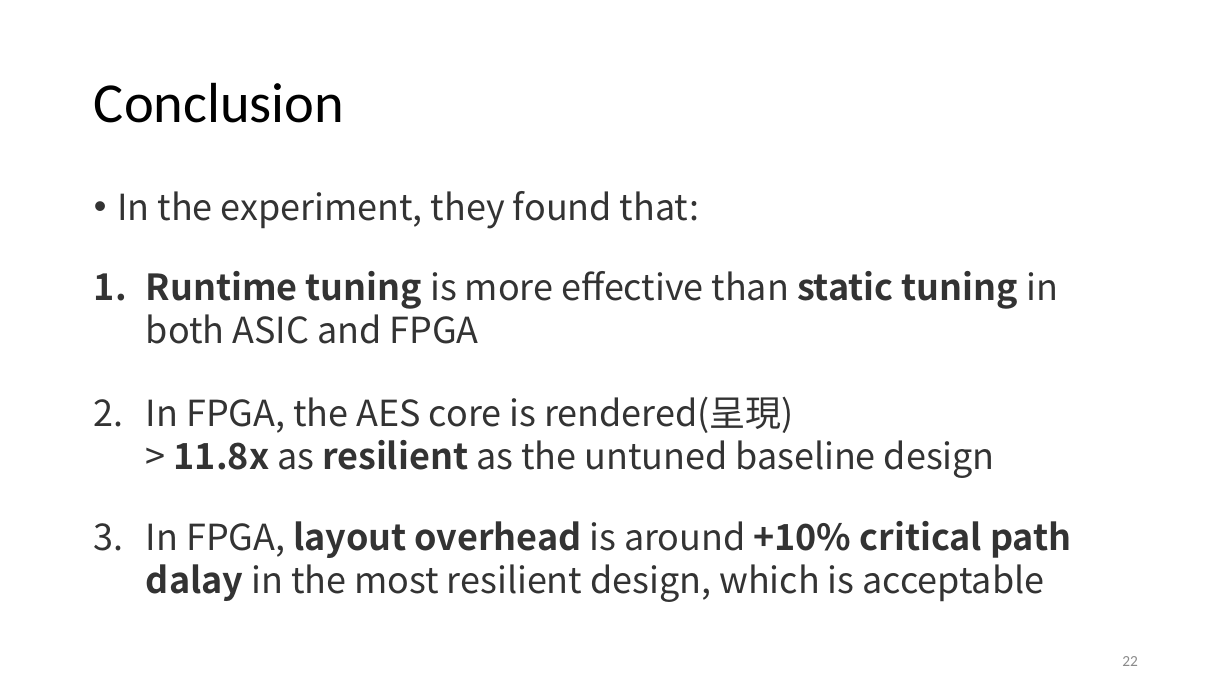
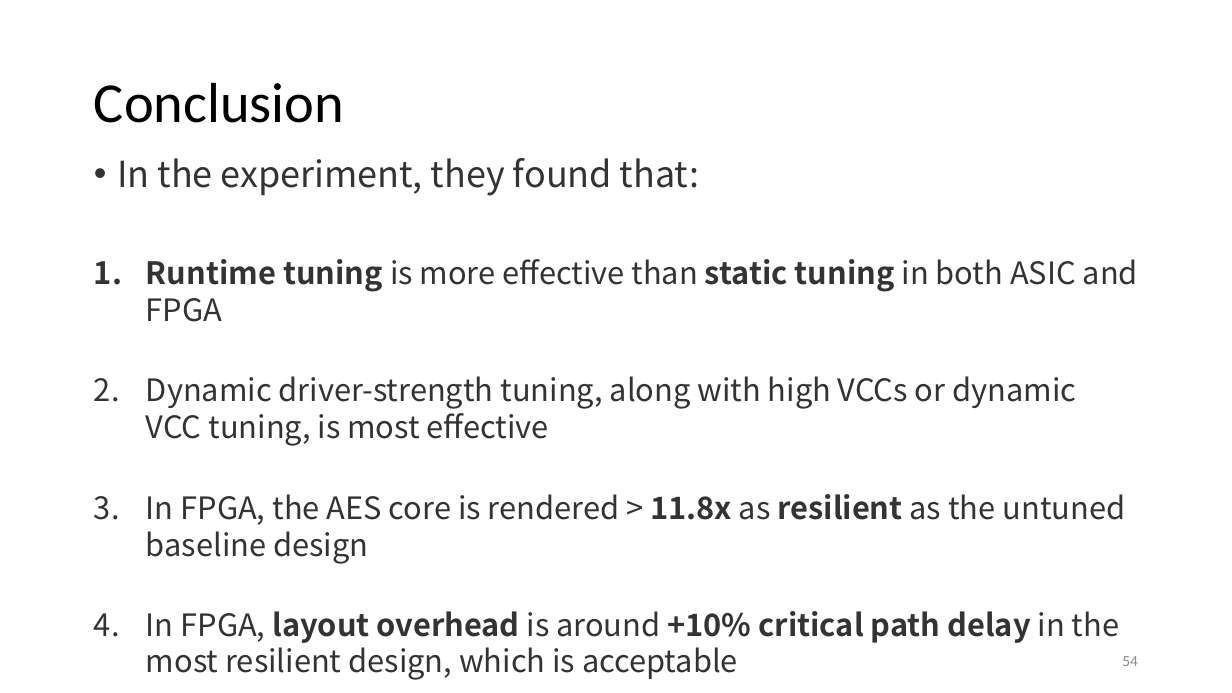
Before and after one commit to Pacific-Feng-Studuies/Studied-Papers, a slide deck: slide 55 of GM/X-Volt Joint Tuning of Driver Strengths and Supply Voltages/X-Volt Joint Tuning of Driver Strengths and Supply Voltages.pptx (slide 23 before the commit). Drawn at 1232x693 pixels with LibreOffice and Linux fonts; fonts in the diff are those of the drawing. Boxes give left, top, right and bottom in pixels: in the first picture for what was removed or moved away, otherwise in the second. Text is boxed around its words. In the diff, an @@ line names an element or a change of style, - is before the commit and + after.

```diff
--- a/GM/X-Volt Joint Tuning of Driver Strengths and Supply Voltages/X-Volt Joint Tuning of Driver Strengths and Supply Voltages.pptx
+++ b/GM/X-Volt Joint Tuning of Driver Strengths and Supply Voltages/X-Volt Joint Tuning of Driver Strengths and Supply Voltages.pptx
@@ text "In the experiment, they found ...": place and size @@
-text "In the experiment, they found ..." at (117, 191, 1071, 602)
+text "In the experiment, they found ..." at (117, 158, 1138, 680)
@@ text at (146, 259, 1138, 322): size 28 to 24 pt in "Runtime tuning is more effective than static ..." @@
@@ text at (146, 376, 1126, 680): text changed; size 28 to 24 pt @@
-2. In FPGA, the AES core is rendered(呈現) > 11.8x as resilient as the untuned baseline design
-3. In FPGA, layout overhead is around +10% critical path dalay in the most resilient design, which is acceptable
+2. Dynamic driver-strength tuning, along with high VCCs or dynamic VCC tuning, is most effective
+3. In FPGA, the AES core is rendered > 11.8x as resilient as the untuned baseline design
+4. In FPGA, layout overhead is around +10% critical path delay in the most resilient design, which is acceptable
@@ page number at (1122, 656, 1138, 666): text changed @@
-22
+54
```
Also in this commit, not shown: 4 other slides changed, 33 slides added.
